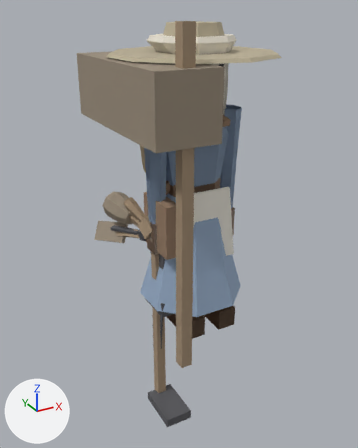
The glTF model game/assets/modelle/figuren/figur_halbling.glb as it was, and as the next commit left it.
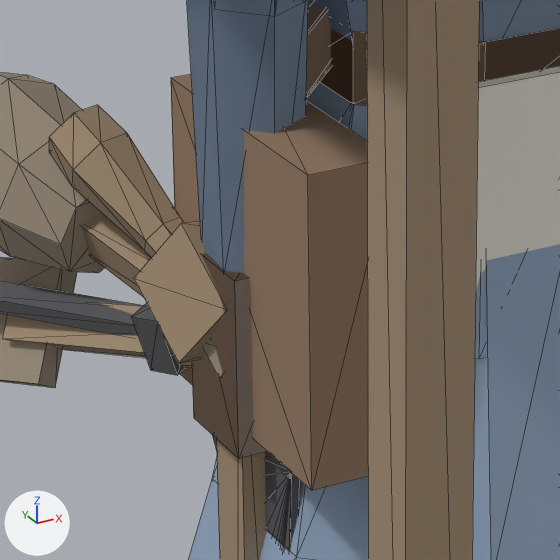
There are two pictures of each version: one whole from a 50 mm lens placed at (-0.982, -1.673, 1.29), pointed at (-0.038, 0.044, 0.432), one close up on the part from 32% to 58% of the width and 40% to 61% of the height. Every picture has the same lights, and +X, +Y and +Z are marked at lower left. The older version's two pictures come first. The close-ups show mesh edges as thin lines.

In view in the first close-up: 'Drechseleisen', 'Hacke', 'Hobel', 'Kelle', 'Koerper_Frau', 'Koerper_Mann', 'Saege', 'Schlaegel', 'Schuerze', 'Stab', 'Stoessel', 'Tasche'.
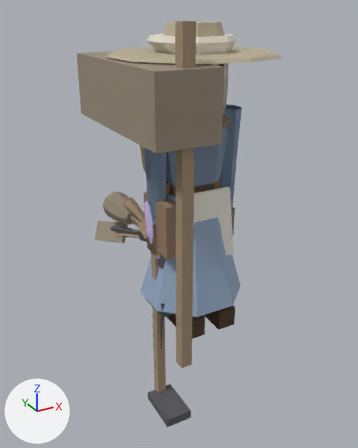
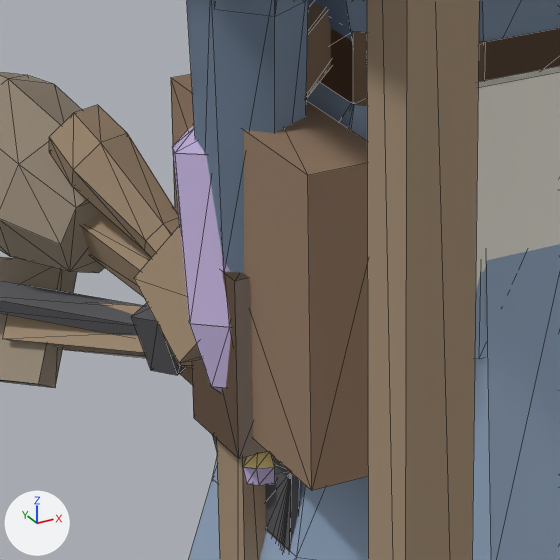
Location of each change, [x1, y1, x2, y2] in pixels of the close-ups (560 x 560 px):
```json
{"object": "Flakon", "change": "added", "after": [172, 126, 276, 485], "on screen": "purple"}
```

The change, as JSON lines over the scene's bpy script:
```json
{"op": "add", "block": "me_flakon", "code": ["me_flakon = bpy.data.meshes.new('Flakon')", "me_flakon.from_pydata(...)  # 112 vertices, 124 faces; spans x -0.21..-0.113, y -0.04..0.077, z 0.326..0.575", "me_flakon.materials.append(mat_figur)"]}
{"op": "add", "block": "ob_flakon", "code": ["ob_flakon = bpy.data.objects.new('Flakon', me_flakon)", "ob_flakon.location = (0.0, 0.0, 0.0)"]}
```
